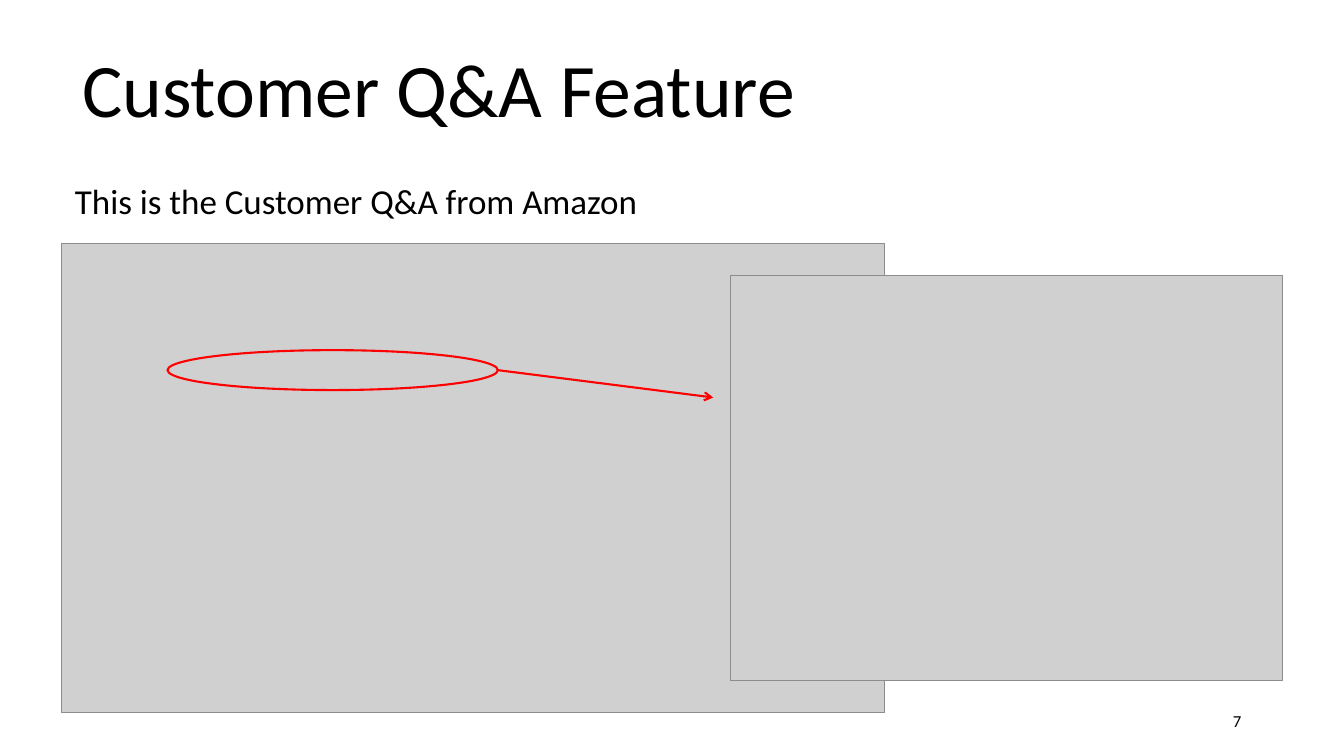
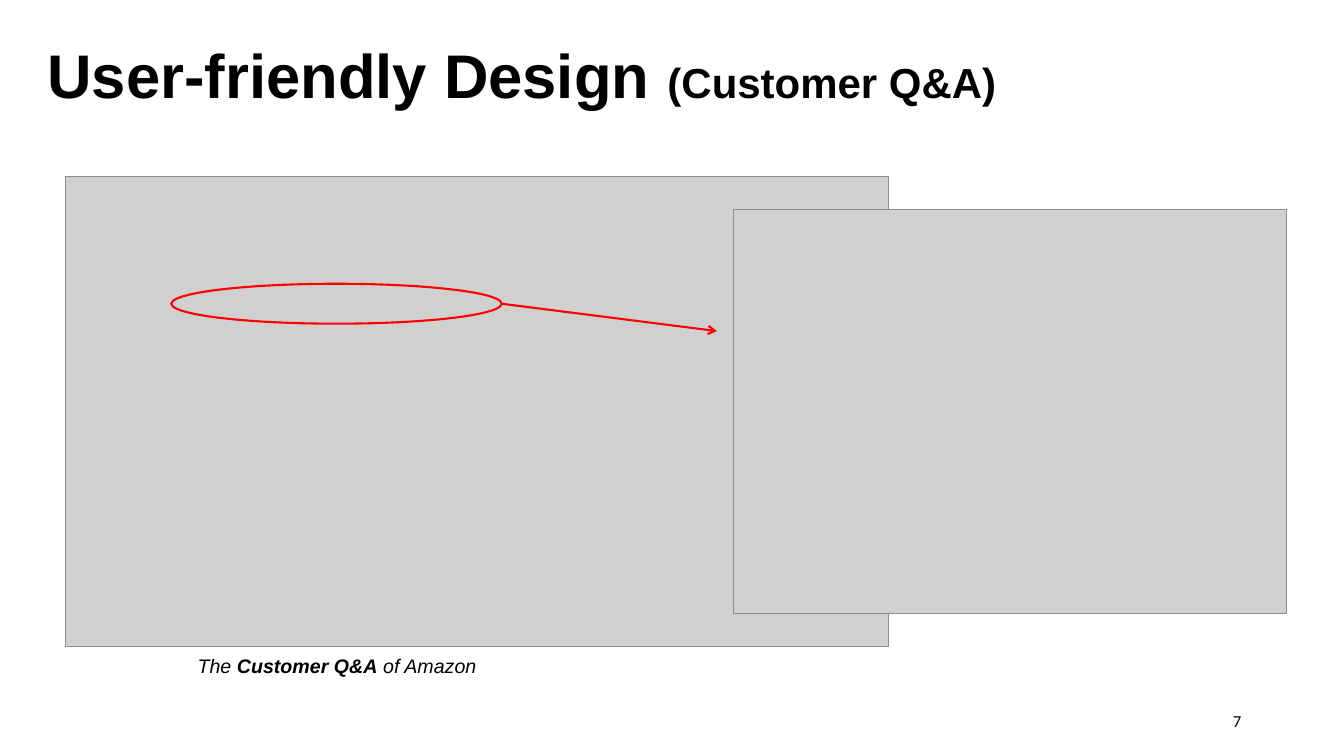
Before and after one commit to lrrong2020/Technical-Writing, a slide deck: slide 7 of Technical Writing.pptx. Drawn at 1344x756 pixels with LibreOffice and Linux fonts; fonts in the diff are those of the drawing; grey boxes stand for pictures. Boxes give left, top, right and bottom in pixels: in the first picture for what was removed or moved away, otherwise in the second. Text is boxed around its words. In the diff, an @@ line names an element or a change of style, - is before the commit and + after.

```diff
--- a/Technical Writing.pptx
+++ b/Technical Writing.pptx
@@ text at <box>47,53,996,110</box>: text changed; size 54 to 44 pt; font Calibri to Arial; bold on @@
-Customer Q&A Feature
+User-friendly Design (Customer Q&A)
@@ 2 pictures, 1 ellipse, 1 arrow: place and size @@
-2 pictures, 1 ellipse, 1 arrow at <box>62,243,1282,713</box>
+2 pictures, 1 ellipse, 1 arrow at <box>66,177,1287,647</box>
@@ text at <box>198,658,476,677</box>: text changed; size 25 to 14 pt; font Calibri to Arial; italic on @@
-This is the Customer Q&A from Amazon
+The Customer Q&A of Amazon
```
Also in this commit, not shown: 10 other slides changed.
